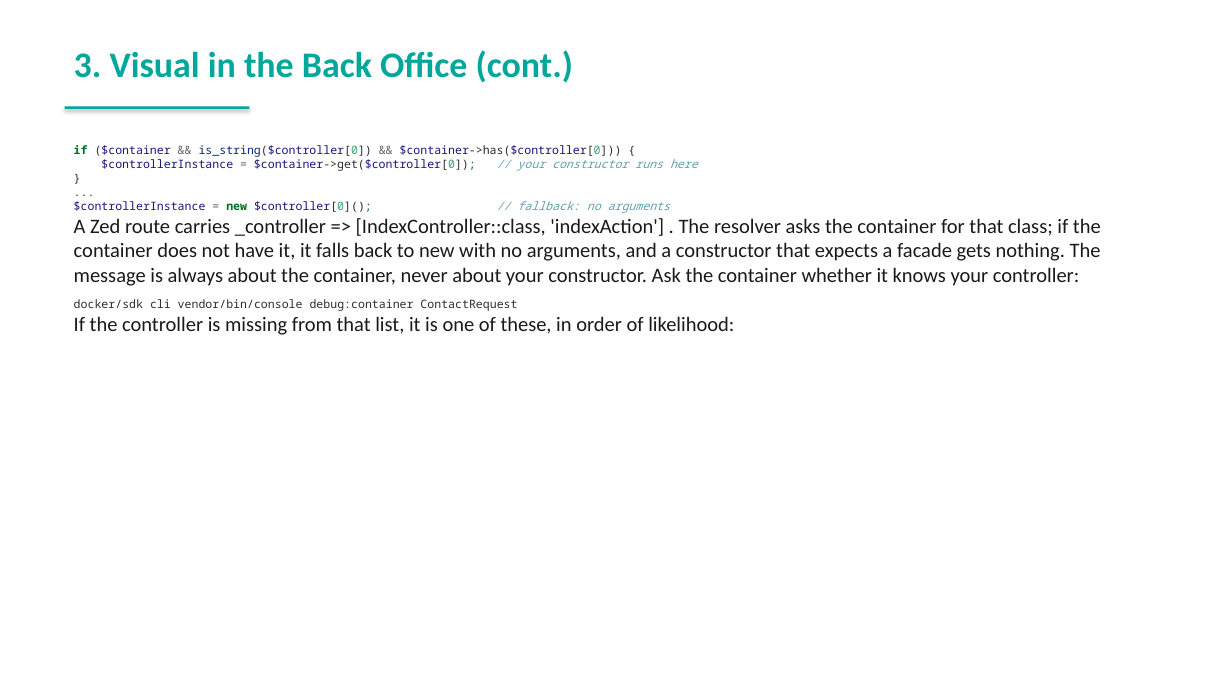
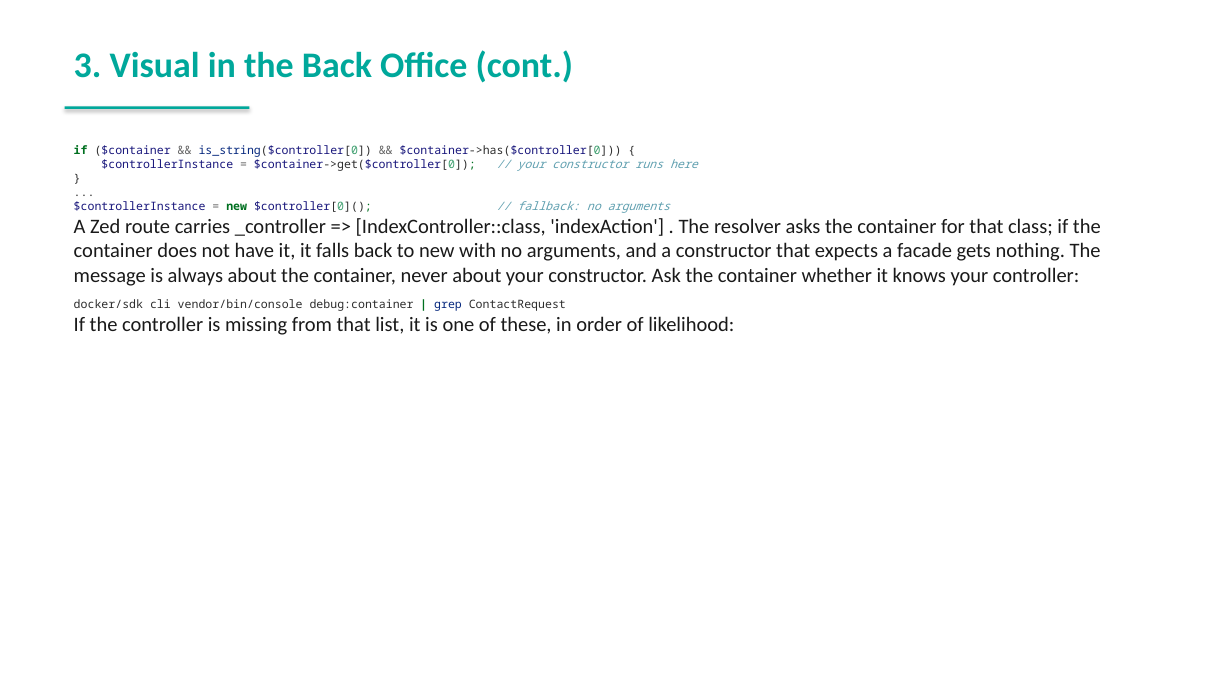
Before and after one commit to spryker-academy/instructor-exercises, a slide deck: slide 132 of guides-pptx/spryker-academy-fundamental.pptx (slide 131 before the commit). Drawn at 1232x693 pixels with LibreOffice and Linux fonts; fonts in the diff are those of the drawing. Boxes give left, top, right and bottom in pixels: in the first picture for what was removed or moved away, otherwise in the second. Text is boxed around its words. In the diff, an @@ line names an element or a change of style, - is before the commit and + after.

```diff
--- a/guides-pptx/spryker-academy-fundamental.pptx
+++ b/guides-pptx/spryker-academy-fundamental.pptx
@@ text at (74,299,566,311): text changed @@
-docker/sdk cli vendor/bin/console debug:container ContactRequest
+docker/sdk cli vendor/bin/console debug:container | grep ContactRequest
```
Also in this commit, not shown: 10 other slides changed, 2 slides added, 18 other files.
